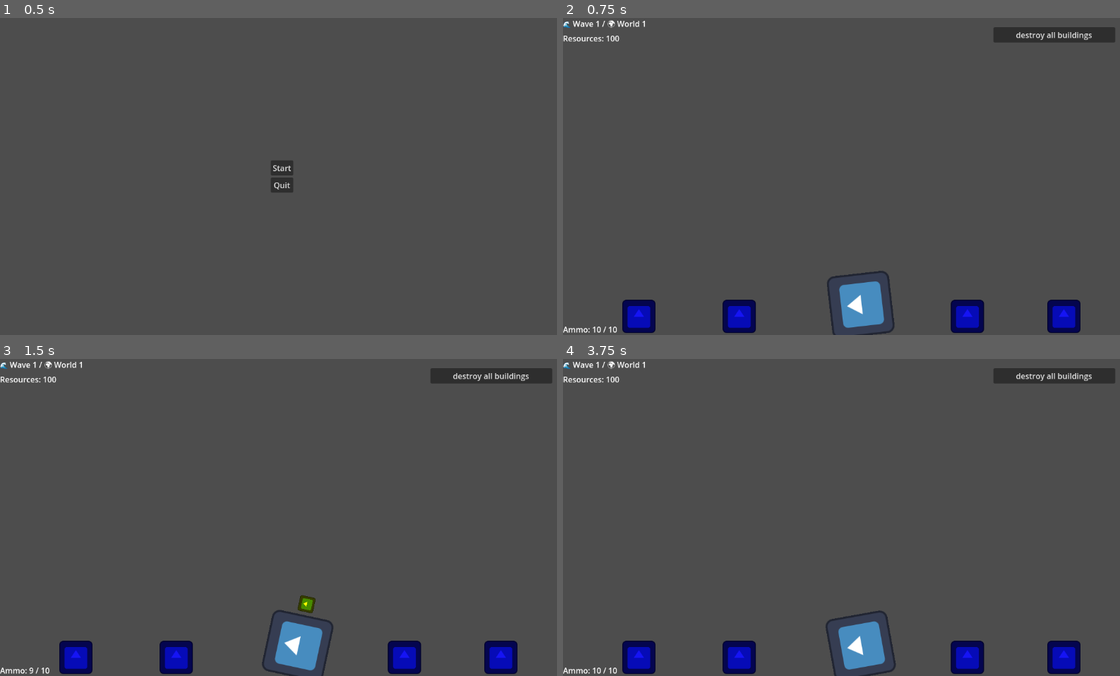
Above: before the commit, frames 1-4 (two rows, left to right).
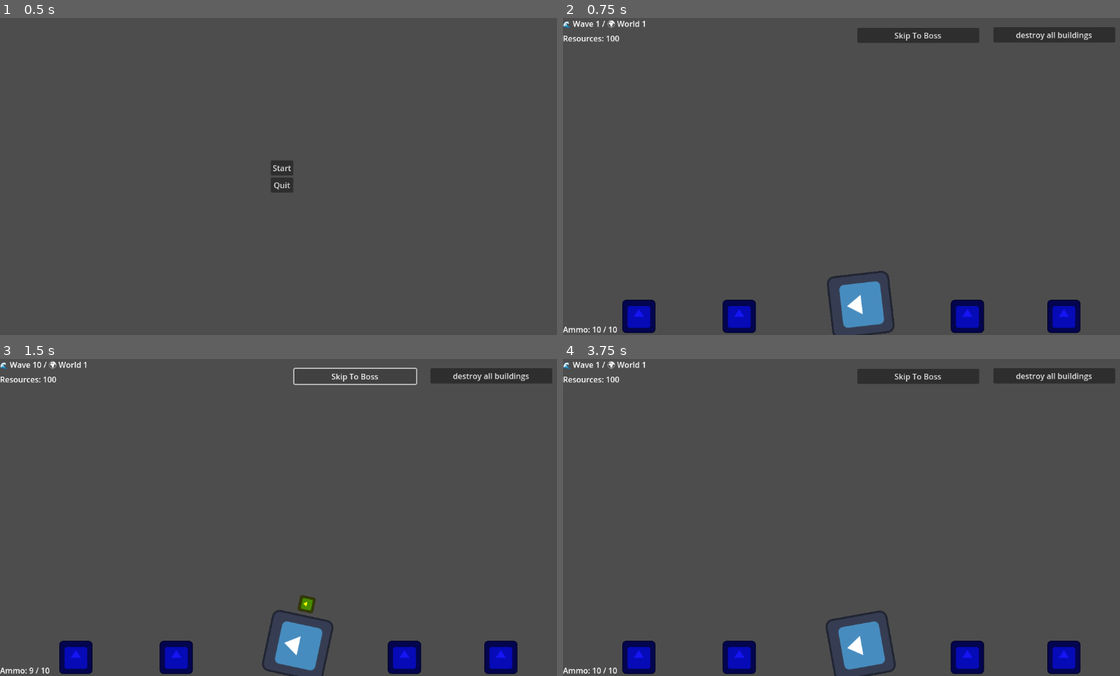
Above: after the commit, the same moments.

Repository: aceofknights/Missile-Game
Game: Godot game, scene res://Scene/MainMenu.tscn
The game is run twice, just before and just after one commit, with the same random seed, the same clock (stepped at 60 frames per second) and the same inputs. The engine's default icon, where the game draws it, is replaced by a stand-in: a white triangle on a blue panel in a dark square.
Inputs (mouse positions are in pixels of both pictures, inside the frame that each line leads up to):
- Up to frame 1 (0.5 s): no input
- Up to frame 2 (0.75 s): click "Start" at 0.5 s
- Up to frame 3 (1.5 s): click (356, 374) at 1.25 s, where only the run after the commit has a clickable "Skip To Boss"
- Up to frame 4 (3.75 s): click (919, 374) at 2 s, where only the run after the commit has a clickable "Skip To Boss"; click "destroy all buildings" at 2.75 s; click "Continue" at 3.5 s

Frame 1 is identical in both runs. In frame 2, 1.0% of the frame differs, in the area x 52-75%, y 3-8%; in frame 3, 0.4%; in frame 4, 1.0%.

Commit message:
added boss fight

Diff:
--- a/Scene/Boss.tscn
+++ b/Scene/Boss.tscn
@@ -1,10 +1,8 @@
-[gd_scene load_steps=6 format=3 uid="uid://d2ekj58yuhcvd"]
+[gd_scene load_steps=5 format=3 uid="uid://d2ekj58yuhcvd"]
 
 [ext_resource type="Script" path="res://Scripts/enemy.gd" id="1_m61ud"]
 [ext_resource type="PackedScene" uid="uid://g0r4peps31qo" path="res://Scene/explosion.tscn" id="2_sk56w"]
 [ext_resource type="Texture2D" uid="uid://uy57wpn2tav1" path="res://icon.svg" id="3_i0gvw"]
-
-[sub_resource type="CanvasItemMaterial" id="CanvasItemMaterial_j05of"]
 
 [sub_resource type="RectangleShape2D" id="RectangleShape2D_y5k8t"]
 size = Vector2(202, 196)
@@ -14,7 +12,7 @@
 explosion_scene = ExtResource("2_sk56w")
 
 [node name="Sprite2D" type="Sprite2D" parent="."]
-material = SubResource("CanvasItemMaterial_j05of")
+modulate = Color(7.21961e-07, 0.449338, 4.81307e-07, 1)
 scale = Vector2(1.58509, 1.527)
 texture = ExtResource("3_i0gvw")
 
--- a/Scene/Main.tscn
+++ b/Scene/Main.tscn
@@ -41,6 +41,13 @@
 offset_right = 1128.0
 offset_bottom = 50.0
 text = "destroy all buildings"
+
+[node name="SkipToBoss" type="Button" parent="UI"]
+offset_left = 601.0
+offset_top = 20.0
+offset_right = 850.0
+offset_bottom = 51.0
+text = "Skip To Boss"
 
 [node name="AnnouncementLabel" type="Label" parent="UI"]
 visible = false
--- a/Scene/boss_ufo.tscn
+++ b/Scene/boss_ufo.tscn
@@ -28,5 +28,4 @@
 autostart = true
 
 [node name="MissileTimer" type="Timer" parent="."]
-wait_time = 1.0
 autostart = true
--- a/Scripts/Main.gd
+++ b/Scripts/Main.gd
@@ -9,6 +9,8 @@
 @onready var ResourceLabel = $UI/ResourceLabel
 @onready var building5 = $Building5
 @onready var building6 = $Building6
+@onready var skip_to_boss = $UI/SkipToBoss
+
 
 var base_buildings = 4
 var extra_buildings =0
@@ -33,9 +35,13 @@
 	pause_menu.hide()
 	print("Main game started: Wave %d, World %d" % [GameManager.current_wave, GameManager.current_world])
 	destroy_all_button.pressed.connect(_on_destroy_all_pressed)
+	skip_to_boss.pressed.connect(_skip_to_boss)
 	GameManager.connect("announce_wave", Callable(self, "_on_announce_wave"))
 	GameManager.start_wave()
 	_apply_building_unlocks()
+
+func _skip_to_boss():
+	GameManager.current_wave = 10
 
 func _apply_building_unlocks():
 	_set_building_active(building5, GameManager.extra_buildings >= 1)
Not shown: 2 places in Scene/Main.tscn that only renumber resources
Not shown: 1 places in Scene/boss_ufo.tscn that only renumber resources
Not shown: 2 places in Scene/enemy.tscn that only renumber resources
